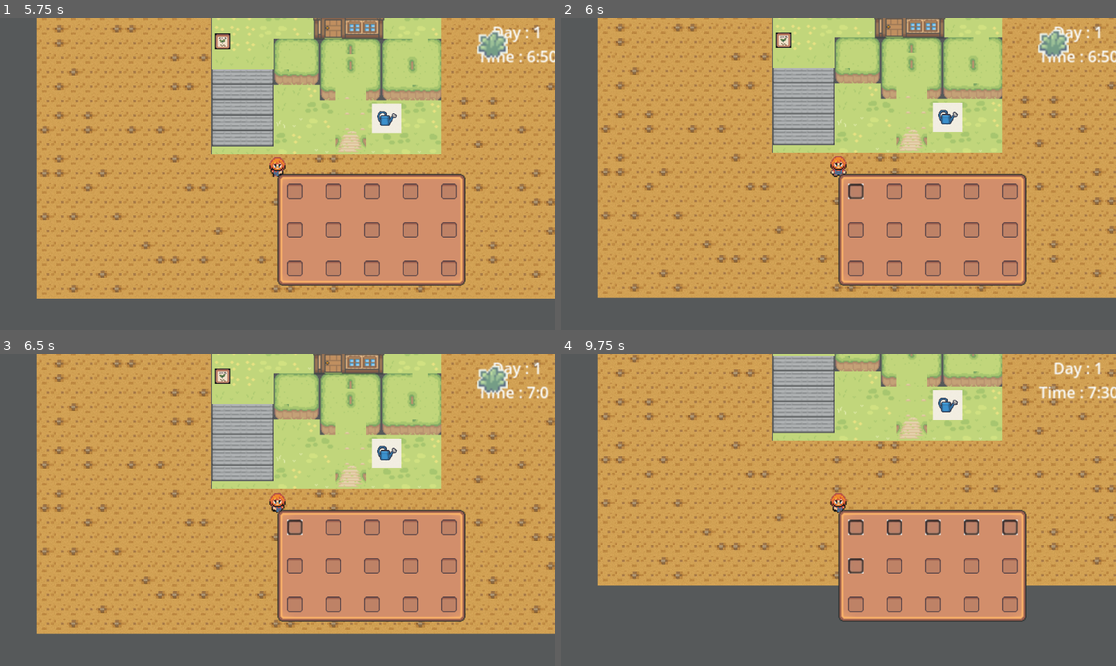
Above: before the commit, frames 1-4 (two rows, left to right).
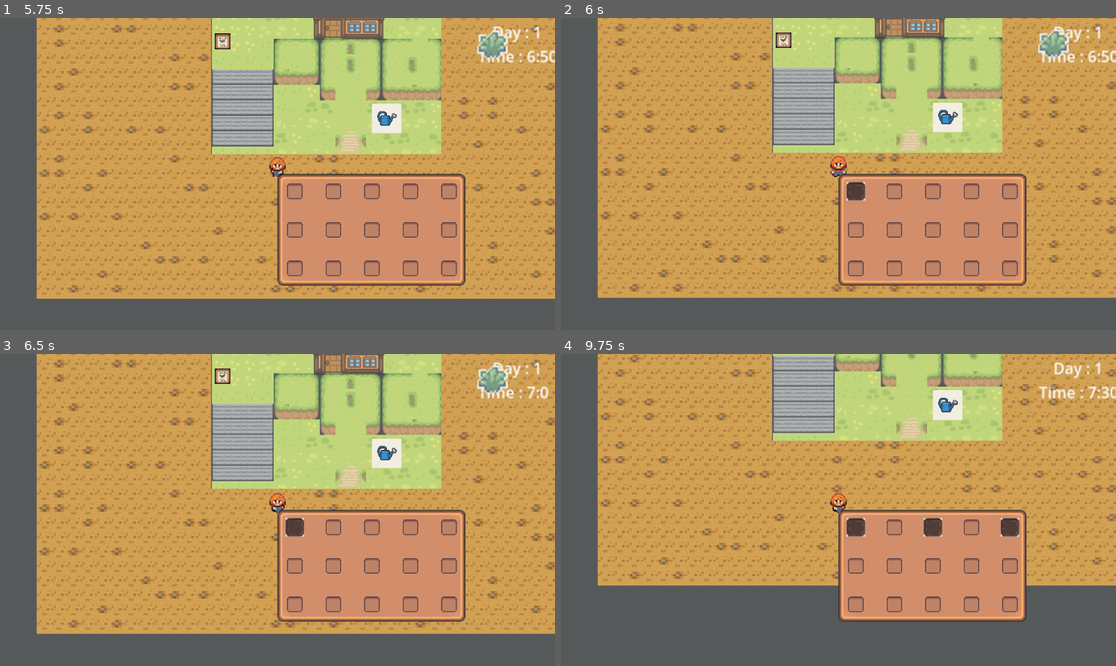
Above: after the commit, the same moments.

Repository: Anishax11/Farming-Sim
Game: Godot game, scene res://scenes/game.tscn
Same seed, same stepped clock (60 frames per second), same inputs: the game is played once before the commit and once after it.
Inputs (mouse positions are in pixels of both pictures, inside the frame that each line leads up to):
- Up to frame 1 (5.75 s): tap Enter at 0.5, 2, 4.25 s; drag from (94, 36) to (238, 36) at 0.52 s; tap Space at 1.25, 3.5, 5 s; drag from (105, 36) to (249, 36) at 1.27 s; move the mouse to (122, 36) at 2.02 s; hold D (Right) 2.03-2.75 s; click (122, 36) at 2.17 s; drag from (88, 36) to (111, 127) at 2.77 s; drag from (99, 36) to (305, 174) at 3.52 s; drag from (116, 36) to (194, 96) at 4.27 s; move the mouse to (133, 36) at 5.02 s; hold S (Down) from 5.03 s (still down); click (133, 36) at 5.17 s; tap I (Inventory) at 5.65 s
- Up to frame 2 (6 s): release S (Down) at 5.75 s; drag from (855, 192) to (649, 30) at 5.77 s
- Up to frame 3 (6.5 s): no input
- Up to frame 4 (9.75 s): drag from (894, 528) to (660, 366) at 6.52 s; drag from (932, 528) to (660, 366) at 7.27 s; move the mouse to (971, 528) at 8.02 s; hold S (Down) 8.03-8.75 s; click (971, 528) at 8.17 s; drag from (1010, 528) to (677, 360) at 8.77 s; drag from (855, 566) to (694, 360) at 9.52 s

Frame 1 is identical in both runs. In frame 2, 0.2% of the frame differs, in the area x 51-55%, y 52-59%; in frame 3, 0.2%; in frame 4, 0.7%, in the area x 51-83%, y 52-71%.

Commit message:
Added code to highligh selected item in inv

Diff:
--- a/scripts/global.gd
+++ b/scripts/global.gd
@@ -29,7 +29,7 @@
 var watered_plants=[]
 var fully_grown_plant_soil=[]
 const PLANT = preload("res://scenes/plant.tscn")
-const HIGHLIGHTED_PANEL = preload("res://16x16/Sprites/highlighted_panel.jpg")
+const HIGHLIGHTED_PANEL =  preload( "res://16x16/Sprites/highlighted_panel.jpg")
 const INVENTORY_SLOT = preload("res://16x16/Sprites/inventorySlot.png")
 
 func get_direction(direction) :
--- a/scripts/inventory.gd
+++ b/scripts/inventory.gd
@@ -43,6 +43,7 @@
 
 				Global.empty_panel=get_node("NinePatchRect/GridContainer/Panel"+str(i+j+slots_passed+slot_adjust))
 				Global.empty_panel.add_child(texture_rect)
+				#texture_rect.global_position=Vector2(Global.empty_panel.global_position.x+2,Global.empty_panel.global_position.y+2)
 				#print("Empty panel:",Global.empty_panel.name,Global.empty_panel.get_child(0))
 
 
--- a/scripts/panel.gd
+++ b/scripts/panel.gd
@@ -11,7 +11,7 @@
 var inventory_node
 var item_name
 var stylebox
-var clicked=false
+static var clicked=false
 func _ready():
 	anchor_left = 1
 	anchor_top = 1
@@ -36,10 +36,19 @@
 			clicked=!clicked
 			if clicked==true:
 				stylebox.texture=Global.HIGHLIGHTED_PANEL
-				add_theme_stylebox_override("panel", stylebox)
+				add_theme_stylebox_override("panel", stylebox)   # resets image position
+				stylebox.expand_margin_left = 1.5
+				stylebox.expand_margin_right = 1.5
+				stylebox.expand_margin_top = 1.5
+				stylebox.expand_margin_bottom = 1.5
+
 			else:
 				stylebox.texture=Global.INVENTORY_SLOT
 				add_theme_stylebox_override("panel", stylebox)
+				stylebox.expand_margin_left = 0
+				stylebox.expand_margin_right = 0
+				stylebox.expand_margin_top = 0
+				stylebox.expand_margin_bottom = 0
 
 			var inv=get_node("/root/Game/farm_scene/Farmer/Inventory")
 			print(Global.inventory_items)
@@ -48,9 +57,10 @@
 			#print("ini pos:",texture_rect.position)
 			#print("self:",self.position)
 			#print(texture_rect.get_path())$TextureRect
-			if get_child(0)!=null:
-				get_child(0).position=Vector2(position.x+2,position.y+2)
-
+			#if get_child(0)!=null:
+				#print("Not null")
+				#get_child(0).global_position=Vector2(global_position.x+2,global_position.y+2)
+			#print(get_child(0).position)
 			if item_name=="seeds":
 				#print("Item is seeds")
 				if water_equipped==true:
@@ -74,6 +84,11 @@
 
 		elif ! event.pressed:
 
+			#if get_child(0)!=null:
+				#print("Not null left")
+				#get_child(0).global_position=Vector2(global_position.x+2,global_position.y+2)
+			#
+			#print(get_child(0).position)
 			#print("Button left")
 			button_held=false
 			var text = self.name
@@ -99,7 +114,7 @@
 				inventory_node.remove_item(item_name)
 	if event is InputEventMouseMotion and button_held==true:
 
-
+		#print(get_child(0).position)
 
 		#print("DIst from inv:",relative_pos)#-get_parent().get_parent().position.x)
 		var child=get_child(0)
@@ -124,14 +139,19 @@
 
 
 func _on_panel_1_child_entered_tree(node: Node) -> void:
-	node.position=Vector2(position.x+2,position.y+2)
 	#node.expand_mode = TextureRect.EXPAND_IGNORE_SIZE
 	#node.stretch_mode = TextureRect.STRETCH_KEEP_ASPECT_CENTERED
-	#node.set_anchors_preset(Control.PRESET_CENTER)
+
 	#print("Item added to panel")
+	#node.global_position=Vector2(global_position.x+2,global_position.y+2)
+
 	if node is TextureRect and node.name=="seeds":
-		node.scale.x=0.012
-		node.scale.y=0.012
+		node.scale.x=0.015
+		node.scale.y=0.015
+		#node.set_anchors_preset(Control.PRESET_CENTER)
+		#node.pivot_offset = node.size / 2  # For perfect centering
+
+
 		#node.position=Vector2(position.x+2,position.y+2)
 		item_name="seeds"
 		#print("SEEDS added:",node)
@@ -139,7 +159,7 @@
 
 		node.scale.x=0.012
 		node.scale.y=0.012
-		#
+		#node.position=Vector2(position.x+2,position.y+2)
 		item_name="watercan"
 
 	if node is TextureRect and node.name=="strawberry" or node.name=="potato":
--- a/scripts/seeds.gd
+++ b/scripts/seeds.gd
@@ -26,6 +26,7 @@
 				await get_tree().process_frame
 
 			get_node("/root/Game/farm_scene/Farmer/Inventory").add_to_inventory(self.name,texture_rect.texture)
+
 			empty_panel=Global.get_empty_panel()
 			texture_rect.name="seeds"
 			#$TextureRect.scale.x=0.016
Binary file changed: 16x16/Sprites/highlighted_panel.jpg
Binary file added: 16x16/Sprites/highlighted_panel_image.jpg
Not shown, changed: 16x16/Sprites/highlighted_panel_image.jpg.import
